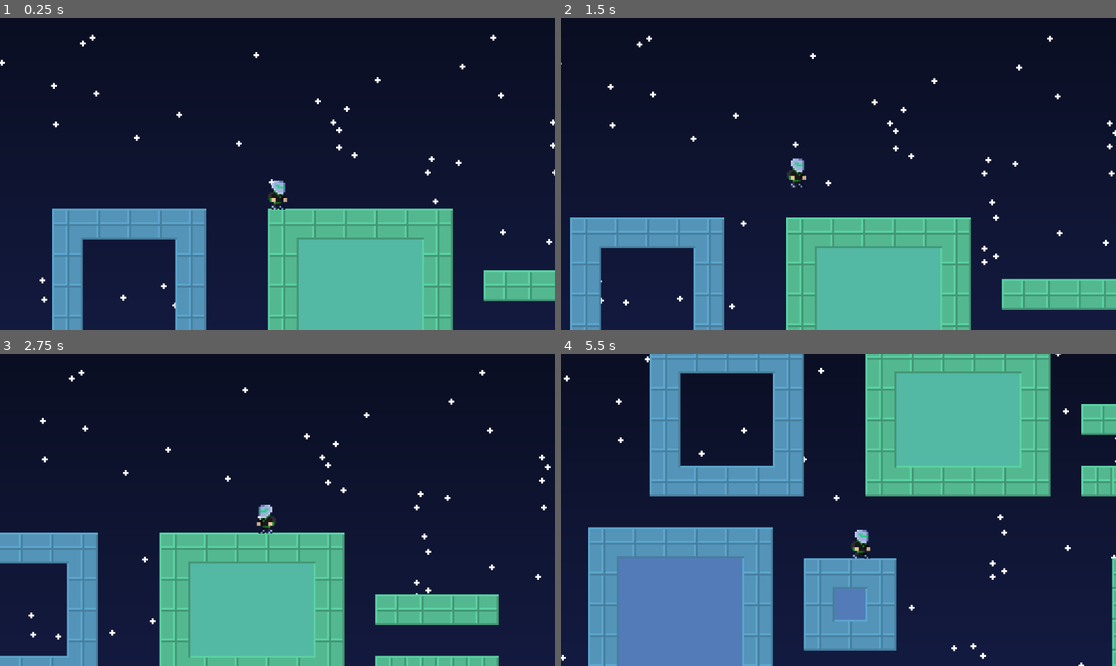
Above: before the commit, frames 1-4 (two rows, left to right).
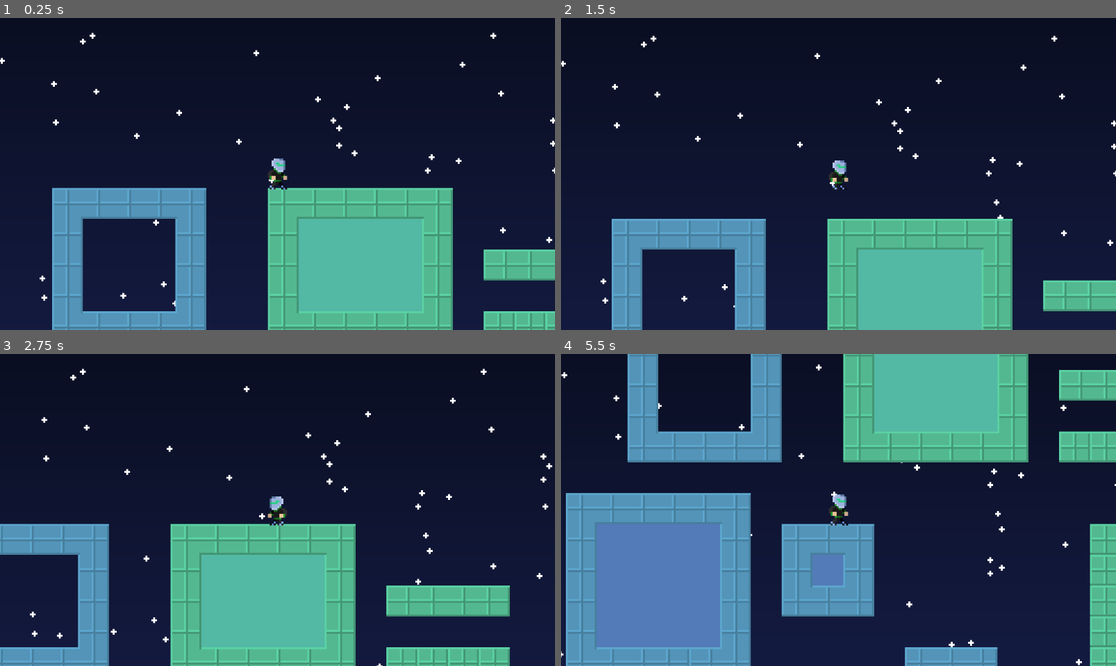
Above: after the commit, the same moments.

Repository: reneelias/Godot-2D-Platformer
Game: Godot game, scene res://Scenes/main.tscn
Same seed, same stepped clock (60 frames per second), same inputs: the game is played once before the commit and once after it.
Inputs:
- Up to frame 1 (0.25 s): no input
- Up to frame 2 (1.5 s): hold Space (Jump) 0.53-1.28 s; hold D from 0.53 s (still down); tap R at 1.35 s
- Up to frame 3 (2.75 s): tap Space (Jump) at 1.52, 1.55, 1.82 s; release D at 2.03 s; hold A from 2.03 s (still down); hold Space (Jump) from 2.03 s (still down)
- Up to frame 4 (5.5 s): release A at 2.78 s; release Space (Jump) at 2.78 s; hold D 2.78-4.28 s; tap R at 2.85, 4.35 s; tap Space (Jump) at 3.02, 3.05, 3.32, 4.52, 4.55, 4.82 s; hold Space (Jump) 3.53-4.28 s; hold A 4.28-5.03 s; hold D from 5.03 s (still down); hold Space (Jump) from 5.03 s (still down)

The runs differ from the first frame. In frame 1, 12% of the frame differs, in the area x 0-100%, y 4-100%; in frame 2, 17%; in frame 3, 14%; in frame 4, 46%, in the area x 0-100%, y 0-100%.

Commit message:
Modifications to fall anim

Diff:
--- a/2d-platformer/ObjectScenes/Player.tscn
+++ b/2d-platformer/ObjectScenes/Player.tscn
@@ -1,11 +1,11 @@
-[gd_scene load_steps=9 format=3 uid="uid://ccwmsb5ujo4ku"]
+[gd_scene load_steps=10 format=3 uid="uid://ccwmsb5ujo4ku"]
 
 [ext_resource type="Script" uid="uid://c71maiyhaww64" path="res://Scripts/CharacterController.gd" id="1_tryvm"]
 [ext_resource type="Script" uid="uid://c43q83dh0qpt7" path="res://ObjectScenes/CameraController.gd" id="3_5podq"]
 [ext_resource type="Texture2D" uid="uid://3s0xlldium38" path="res://Sprites/Character_SpriteSheet.png" id="3_akhjb"]
 
 [sub_resource type="RectangleShape2D" id="RectangleShape2D_0xm2m"]
-size = Vector2(8, 15)
+size = Vector2(8, 11.5)
 
 [sub_resource type="Animation" id="Animation_5podq"]
 resource_name = "Idle"
@@ -24,6 +24,30 @@
 "update": 1,
 "values": [0, 0, 1, 2, 3]
 }
+tracks/1/type = "value"
+tracks/1/imported = false
+tracks/1/enabled = true
+tracks/1/path = NodePath("CollisionShape2D:shape:size")
+tracks/1/interp = 1
+tracks/1/loop_wrap = true
+tracks/1/keys = {
+"times": PackedFloat32Array(0),
+"transitions": PackedFloat32Array(1),
+"update": 0,
+"values": [Vector2(8, 14.5)]
+}
+tracks/2/type = "value"
+tracks/2/imported = false
+tracks/2/enabled = true
+tracks/2/path = NodePath("CollisionShape2D:position")
+tracks/2/interp = 1
+tracks/2/loop_wrap = true
+tracks/2/keys = {
+"times": PackedFloat32Array(0),
+"transitions": PackedFloat32Array(1),
+"update": 0,
+"values": [Vector2(0, 0)]
+}
 
 [sub_resource type="Animation" id="Animation_akhjb"]
 length = 0.001
@@ -39,10 +63,34 @@
 "update": 1,
 "values": [0]
 }
+tracks/1/type = "value"
+tracks/1/imported = false
+tracks/1/enabled = true
+tracks/1/path = NodePath("CollisionShape2D:shape:size")
+tracks/1/interp = 1
+tracks/1/loop_wrap = true
+tracks/1/keys = {
+"times": PackedFloat32Array(0),
+"transitions": PackedFloat32Array(1),
+"update": 0,
+"values": [Vector2(8, 11.5)]
+}
+tracks/2/type = "value"
+tracks/2/imported = false
+tracks/2/enabled = true
+tracks/2/path = NodePath("CollisionShape2D:position")
+tracks/2/interp = 1
+tracks/2/loop_wrap = true
+tracks/2/keys = {
+"times": PackedFloat32Array(0),
+"transitions": PackedFloat32Array(1),
+"update": 0,
+"values": [Vector2(0, 2)]
+}
 
 [sub_resource type="Animation" id="Animation_wpivi"]
 resource_name = "Jump"
-step = 0.1
+step = 0.0833333
 tracks/0/type = "value"
 tracks/0/imported = false
 tracks/0/enabled = true
@@ -50,14 +98,57 @@
 tracks/0/interp = 1
 tracks/0/loop_wrap = true
 tracks/0/keys = {
-"times": PackedFloat32Array(0, 0.1, 0.2),
+"times": PackedFloat32Array(0, 0.0833333, 0.166667),
 "transitions": PackedFloat32Array(1, 1, 1),
 "update": 1,
 "values": [4, 5, 6]
 }
+tracks/1/type = "value"
+tracks/1/imported = false
+tracks/1/enabled = true
+tracks/1/path = NodePath("CollisionShape2D:shape:size")
+tracks/1/interp = 1
+tracks/1/loop_wrap = true
+tracks/1/keys = {
+"times": PackedFloat32Array(0, 0.0833333, 0.166667),
+"transitions": PackedFloat32Array(1, 1, 1),
+"update": 1,
+"values": [Vector2(8, 11.5), Vector2(8, 13.5), Vector2(8, 14.5)]
+}
+tracks/2/type = "value"
+tracks/2/imported = false
+tracks/2/enabled = true
+tracks/2/path = NodePath("CollisionShape2D:position")
+tracks/2/interp = 1
+tracks/2/loop_wrap = true
+tracks/2/keys = {
+"times": PackedFloat32Array(0, 0.0833333, 0.166667),
+"transitions": PackedFloat32Array(1, 1, 1),
+"update": 1,
+"values": [Vector2(0, 2), Vector2(0, 1), Vector2(0, 0)]
+}
+
+[sub_resource type="Animation" id="Animation_1gky5"]
+resource_name = "Fall"
+length = 0.500013
+loop_mode = 1
+step = 0.142857
+tracks/0/type = "value"
+tracks/0/imported = false
+tracks/0/enabled = true
+tracks/0/path = NodePath("Sprite2D:frame")
+tracks/0/interp = 1
+tracks/0/loop_wrap = true
+tracks/0/keys = {
+"times": PackedFloat32Array(0, 0.142857, 0.285714, 0.428571),
+"transitions": PackedFloat32Array(1, 1, 1, 1),
+"update": 1,
+"values": [8, 9, 10, 11]
+}
 
 [sub_resource type="AnimationLibrary" id="AnimationLibrary_wpivi"]
 _data = {
+&"Fall": SubResource("Animation_1gky5"),
 &"Idle": SubResource("Animation_5podq"),
 &"Jump": SubResource("Animation_wpivi"),
 &"RESET": SubResource("Animation_akhjb")
@@ -73,14 +164,14 @@
 [node name="Sprite2D" type="Sprite2D" parent="."]
 texture = ExtResource("3_akhjb")
 hframes = 4
-vframes = 2
+vframes = 3
 
 [node name="CollisionShape2D" type="CollisionShape2D" parent="."]
+position = Vector2(0, 2)
 shape = SubResource("RectangleShape2D_0xm2m")
 
 [node name="Camera2D" type="Camera2D" parent="."]
 zoom = Vector2(4, 4)
-position_smoothing_enabled = true
 script = ExtResource("3_5podq")
 
 [node name="AnimationPlayer" type="AnimationPlayer" parent="."]
--- a/2d-platformer/Scripts/CharacterController.gd
+++ b/2d-platformer/Scripts/CharacterController.gd
@@ -48,8 +48,9 @@
 		else:
 			playerState = PlayerState.IDLE
 			animPlayer.play("Idle")
-	elif not is_on_floor() and velocity.y > 0:
+	elif not is_on_floor() and velocity.y > 60.0:
 		playerState = PlayerState.FALL
+		animPlayer.play("Fall")
 
 func movement():
 	velocity += Vector2(0, gravityScale)
@@ -85,8 +86,8 @@
 	elif coyoteFramesCount < coyoteFrames:
 		coyoteFramesCount += 1
 
-	if Input.is_action_just_pressed("Jump") and playerState != PlayerState.JUMP:
-		if is_on_floor() or coyoteFramesCount < coyoteFrames:
+	if Input.is_action_just_pressed("Jump"):
+		if is_on_floor() or coyoteFramesCount < coyoteFrames and playerState != PlayerState.JUMP:
 			jumpSpeedFramesCount = 0
 			jumpSpeedFrames = JUMP_FRAMES
 			velocity -= Vector2(0, jumpSpeed)
Binary file changed: 2d-platformer/Sprites/Character_SpriteSheet.png
